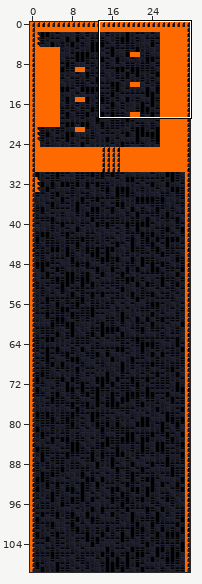
Level history. Tiled map: Assets/tiled/9_doom_temple_2,-1.tmx. The first picture is a wide view before the edit; the outline marks the close-up.
Close-up. Old version:
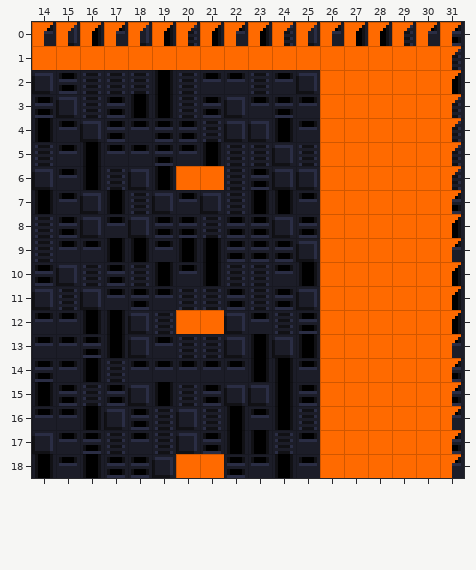
Cells are 8x8 px. Shown: x 14..31, y 0..18. The commit also changed other parts of the map, which this record leaves out. The old version is drawn lined up with the new one.
After the commit:
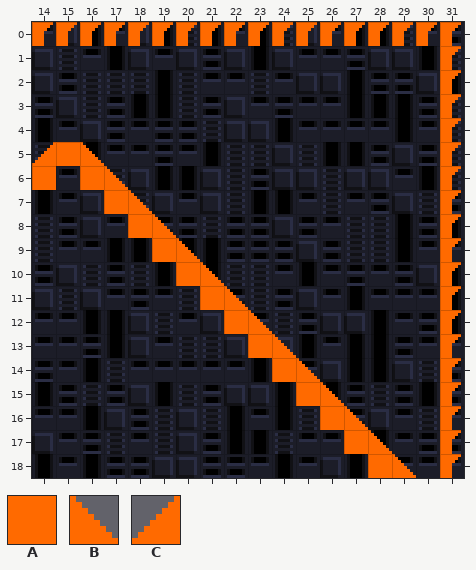
Key: from "prototype": A 0; from "prototype_2": B 2, C 2 flipped left-right.
_ is an empty cell.
What changed:
map size 32x172 -> 32x192 cells
Layer "Geometry":
Tile A is added in row 5 at x 15; in row 6 at x 14 and 16; in row 7 at x 17; in row 8 at x 18; in row 9 at x 19; in row 10 at x 20.
Tile A is added in row 11 at x 21; in row 12 at x 22; in row 13 at x 23; in row 14 at x 24; in row 15 at x 25.
Tile B replaces tile A in row 15 at x 26; in row 16 at x 27; in row 17 at x 28; in row 18 at x 29.
Tile B is added in row 5 at x 16; in row 6 at x 17; in row 7 at x 18; in row 8 at x 19; in row 9 at x 20; in row 10 at x 21.
Tile B is added in row 11 at x 22; in row 12 at x 23; in row 13 at x 24; in row 14 at x 25.
Tile C is added in row 5 at x 14.
The author cleared tile A in row 1 at x 14 to 30; in rows 2 to 5 at x 26 to 30; in row 6 at x 20 to 21 and 26 to 30; in rows 7 to 11 at x 26 to 30; in row 12 at x 20 to 21 and 26 to 30; in rows 13 to 14 at x 26 to 30.
The author cleared tile A in row 15 at x 27 to 30; in row 16 at x 28 to 30; in row 17 at x 26 and 29 to 30; in row 18 at x 20 to 21, 26 to 27 and 30.
Changed places in both close-ups, as pixel boxes (x1, y1, x2, y2):
changed: (32, 46, 440, 478)
